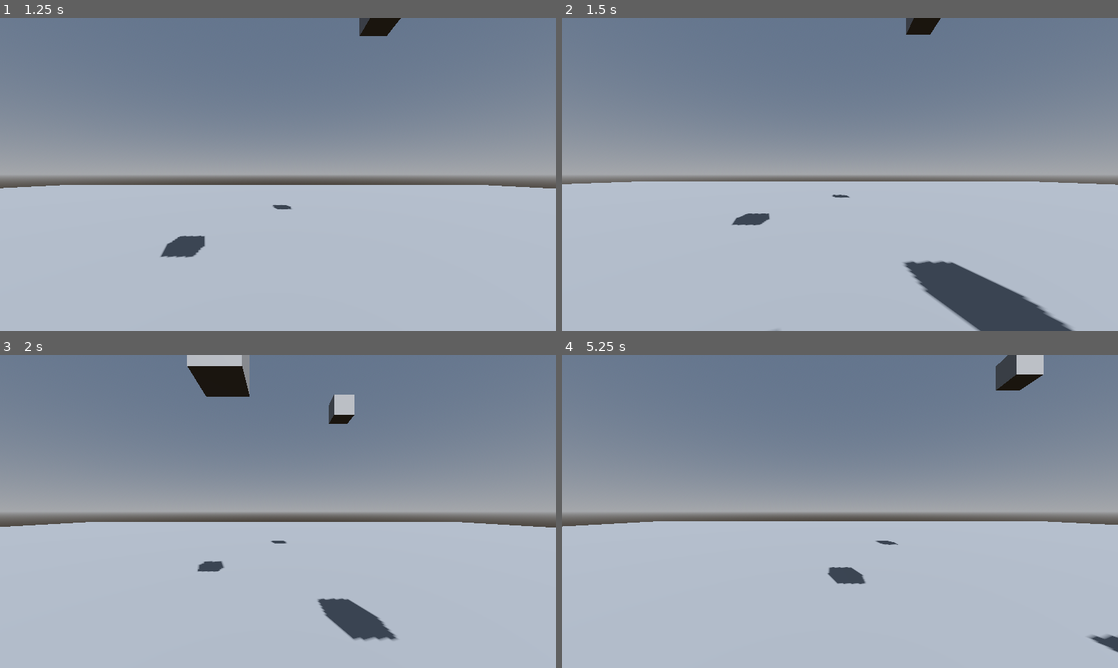
Above: before the commit, frames 1-4 (two rows, left to right).
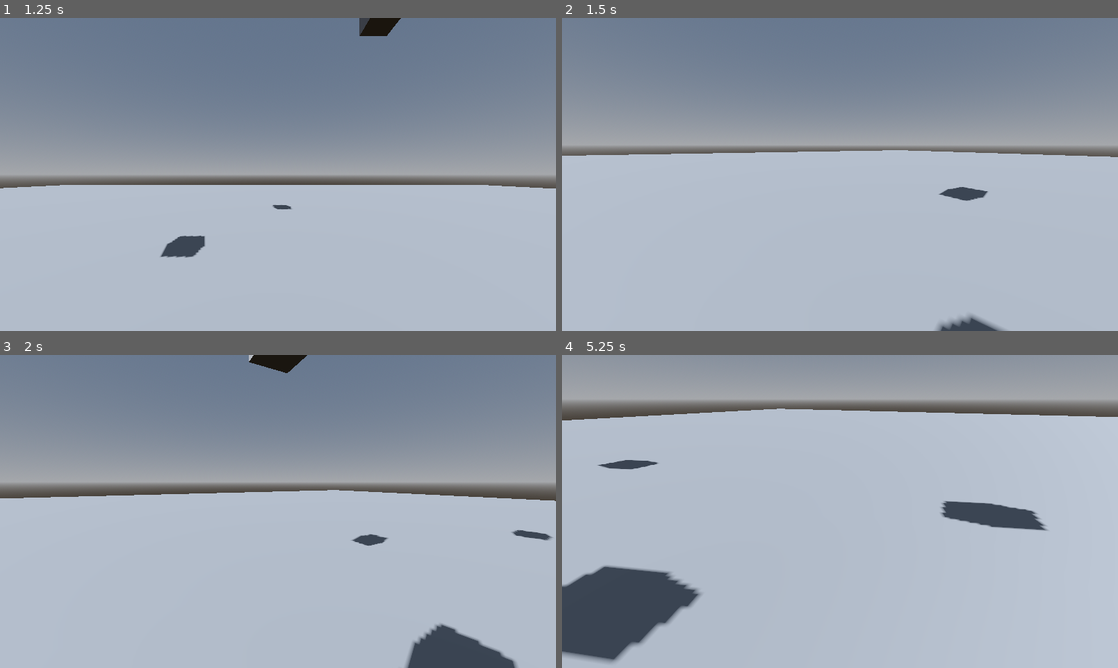
Above: after the commit, the same moments.

Repository: joeyvongphasouk/577-course-project
Game: Godot game, scene res://scenes/tutorial_level.tscn
Two runs of this game, one before a commit and one after it. Both use one fixed random seed, a clock stepped at 60 frames per second and the inputs below.
Inputs (mouse positions are in pixels of both pictures, inside the frame that each line leads up to):
- Up to frame 1 (1.25 s): tap Enter (ui_accept) at 0.5, 0.77 s; move the mouse to (400, 158) at 0.52 s; hold D (move_right) from 0.53 s (still down); click (400, 158) at 0.67 s
- Up to frame 2 (1.5 s): move the mouse to (728, 190) at 1.27 s; release D (move_right) at 1.28 s; hold S (move_back) from 1.28 s (still down); click (728, 190) at 1.42 s
- Up to frame 3 (2 s): keep holding S (move_back); tap Enter (ui_accept) at 1.52 s
- Up to frame 4 (5.25 s): move the mouse to (895, 442) at 2.02 s; release S (move_back) at 2.03 s; hold D (move_right) 2.03-2.78 s; click (895, 442) at 2.17 s; move the mouse to (812, 574) at 2.77 s; hold W (move_forward) 2.78-3.53 s; click (812, 574) at 2.92 s; tap Enter (ui_accept) at 3.02, 3.77, 4.52 s; move the mouse to (1006, 558) at 3.52 s; hold A (move_left) 3.53-5.03 s; click (1006, 558) at 3.67 s; tap Escape at 4.15 s; move the mouse to (673, 464) at 4.27 s; click (673, 464) at 4.42 s; move the mouse to (867, 511) at 5.02 s; hold S (move_back) from 5.03 s (still down); click (867, 511) at 5.17 s

Frame 1 is identical in both runs. In frame 2, 17% of the frame differs, in the area x 0-100%, y 0-100%; in frame 3, 20%; in frame 4, 59%, in the area x 0-100%, y 0-99%.

Commit message:
added camera lookaround and esc key lock

Diff:
--- a/scripts/player.gd
+++ b/scripts/player.gd
@@ -3,7 +3,30 @@
 
 const SPEED = 5.0
 const JUMP_VELOCITY = 4.5
+@onready var camera_3d: Camera3D = $Camera3D
 
+var sensitivity = 0.002
+var mouse_captured : bool = false
+#
+#func _ready() -> void:
+	#Input.set_mouse_mode(Input.MOUSE_MODE_CAPTURED)
+
+func _unhandled_input(event) -> void:
+			# Mouse capturing
+	if Input.is_mouse_button_pressed(MOUSE_BUTTON_LEFT):
+		Input.set_mouse_mode(Input.MOUSE_MODE_CAPTURED)
+		mouse_captured = true
+	if Input.is_key_pressed(KEY_ESCAPE):
+		Input.set_mouse_mode(Input.MOUSE_MODE_VISIBLE)
+		mouse_captured = false
+
+	# Look around
+	if mouse_captured and event is InputEventMouseMotion:
+		rotation.y = rotation.y - event.relative.x * sensitivity
+		camera_3d.rotation.x = camera_3d.rotation.x - event.relative.y * sensitivity
+
+		# dont want to spin all the way
+		camera_3d.rotation.x = clamp(camera_3d.rotation.x, deg_to_rad(-85), deg_to_rad(85))
 
 func _physics_process(delta: float) -> void:
 	# Add the gravity.
@@ -15,7 +38,6 @@
 		velocity.y = JUMP_VELOCITY
 
 	# Get the input direction and handle the movement/deceleration.
-	# As good practice, you should replace UI actions with custom gameplay actions.
 	var input_dir := Input.get_vector("move_left", "move_right", "move_forward", "move_back")
 	var direction := (transform.basis * Vector3(input_dir.x, 0, input_dir.y)).normalized()
 	if direction:
